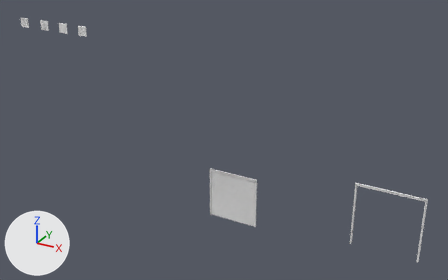
The Blender file generator/Segmentowa/segmentowa_kopia3.blend, before and after one commit.
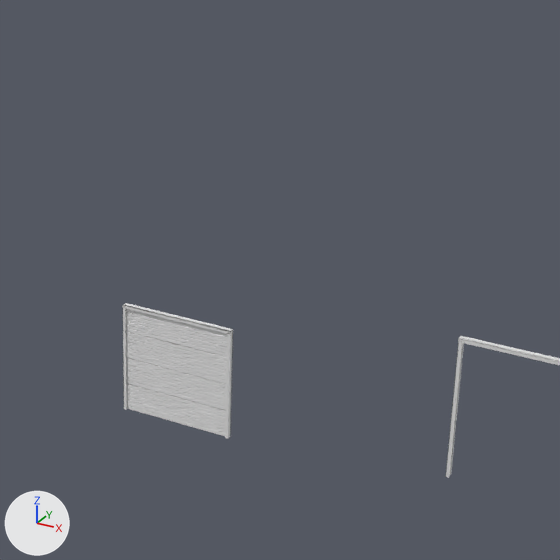
Old and new are each drawn whole from a 50 mm lens placed at (9.83, -18.57, 12.63), pointed at (-0.6, 0.38, 3.16) and again close up on the part from 35% to 89% of the width and 13% to 100% of the height. Lighting does not change. The marker at lower left points along +X, +Y and +Z.

Names of what the first close-up shows: 'brama-segmentowa', 'szyny', 'szyny-na-brame'.
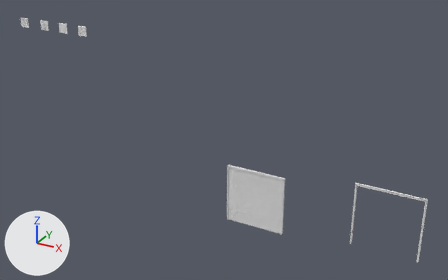
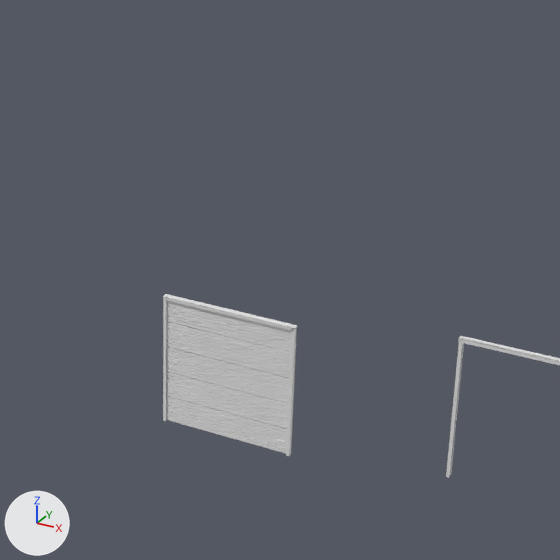
Patch to the scene script:
```diff
--- a/generator/Segmentowa/segmentowa_kopia3.blend.py
+++ b/generator/Segmentowa/segmentowa_kopia3.blend.py
@@ me_cube_709 @@
 me_cube_709.from_pydata(...)  # 928 vertices, 496 faces; spans x -0.8..0.8, y -0.21..0.19, z -0.8..0.8
 # used by ob_brama_segmentowa; location = (0.0, 0.0, 1.0); scale = (1.25, 0.075, 1.25)
+# me_cube_709 part 1: the loose piece of 58 vertices spanning x -0.8..-0.4, y -0.21..0.19, z -0.8..-0.4 is moved by (-0.2, 0.0, -0.2)
+# me_cube_709 part 2: the loose piece of 58 vertices spanning x -0.4..0.0, y -0.21..0.19, z -0.8..-0.4 is moved by (-0.2, 0.0, -0.2)
+# me_cube_709 part 3: the loose piece of 58 vertices spanning x 0.0..0.4, y -0.21..0.19, z -0.8..-0.4 is moved by (-0.2, 0.0, -0.2)
+# me_cube_709 part 4: the loose piece of 58 vertices spanning x 0.4..0.8, y -0.21..0.19, z -0.8..-0.4 is moved by (-0.2, 0.0, -0.2)
+# me_cube_709 part 5: the loose piece of 58 vertices spanning x 0.4..0.8, y -0.21..0.19, z -0.4..0.0 is moved by (0.2, 0.0, -0.6)
+# me_cube_709 part 6: the loose piece of 58 vertices spanning x -0.8..-0.4, y -0.21..0.19, z -0.4..0.0 is moved by (-0.2, 0.0, -0.2)
+# me_cube_709 part 7: the loose piece of 58 vertices spanning x -0.4..0.0, y -0.21..0.19, z -0.4..0.0 is moved by (-0.2, 0.0, -0.2)
+# me_cube_709 part 8: the loose piece of 58 vertices spanning x 0.0..0.4, y -0.21..0.19, z -0.4..0.0 is moved by (-0.2, 0.0, -0.2)
+# me_cube_709 part 9: the loose piece of 58 vertices spanning x 0.4..0.8, y -0.21..0.19, z 0.0..0.4 is moved by (-0.2, 0.0, -0.6)
+# me_cube_709 part 10: the loose piece of 58 vertices spanning x 0.4..0.8, y -0.21..0.19, z 0.4..0.8 is moved by (0.2, 0.0, -1.0)
+# me_cube_709 part 11: the loose piece of 58 vertices spanning x -0.8..-0.4, y -0.21..0.19, z 0.0..0.4 is moved by (-0.2, 0.0, -0.2)
+# me_cube_709 part 12: the loose piece of 58 vertices spanning x -0.4..0.0, y -0.21..0.19, z 0.0..0.4 is moved by (-0.2, 0.0, -0.2)
+# me_cube_709 part 13: the loose piece of 58 vertices spanning x 0.0..0.4, y -0.21..0.19, z 0.0..0.4 is moved by (-0.2, 0.0, -0.2)
+# me_cube_709 part 14: the loose piece of 58 vertices spanning x 0.0..0.4, y -0.21..0.19, z 0.4..0.8 is moved by (0.2, 0.0, -0.6)
+# me_cube_709 part 15: the loose piece of 58 vertices spanning x -0.4..0.0, y -0.21..0.19, z 0.4..0.8 is moved by (1.0, 0.0, -0.6)
+# me_cube_709 part 16: the loose piece of 58 vertices spanning x -0.8..-0.4, y -0.21..0.19, z 0.4..0.8 is moved by (-0.2, 0.0, -0.2)
+# me_cube_709 part 17: the loose piece of 58 vertices spanning x 0.0..0.4, y -0.21..0.19, z 0.0..0.4 is copied, and the copy is moved by (-0.2, 0.0, 0.2); it spans x -0.2..0.2, y -0.21..0.19, z 0.2..0.6
+# me_cube_709 part 18: the loose piece of 58 vertices spanning x 0.4..0.8, y -0.21..0.19, z 0.0..0.4 is copied, and the copy is moved by (-0.2, 0.0, 0.2); it spans x 0.2..0.6, y -0.21..0.19, z 0.2..0.6
+# me_cube_709 part 19: the loose piece of 58 vertices spanning x 0.4..0.8, y -0.21..0.19, z 0.0..0.4 is copied, and the copy is moved by (0.2, 0.0, 0.2); it spans x 0.6..1.0, y -0.21..0.19, z 0.2..0.6
+# me_cube_709 part 20: the loose piece of 58 vertices spanning x -0.8..-0.4, y -0.21..0.19, z 0.4..0.8 is copied, and the copy is moved by (-0.2, 0.0, 0.2); it spans x -1.0..-0.6, y -0.21..0.19, z 0.6..1.0
+# me_cube_709 part 21: the loose piece of 58 vertices spanning x -0.8..-0.4, y -0.21..0.19, z 0.4..0.8 is copied, and the copy is moved by (0.2, 0.0, 0.2); it spans x -0.6..-0.2, y -0.21..0.19, z 0.6..1.0
+# me_cube_709 part 22: the loose piece of 58 vertices spanning x 0.0..0.4, y -0.21..0.19, z 0.4..0.8 is copied, and the copy is moved by (-0.2, 0.0, 0.2); it spans x -0.2..0.2, y -0.21..0.19, z 0.6..1.0
+# me_cube_709 part 23: the loose piece of 58 vertices spanning x 0.4..0.8, y -0.21..0.19, z 0.4..0.8 is copied, and the copy is moved by (-0.2, 0.0, 0.2); it spans x 0.2..0.6, y -0.21..0.19, z 0.6..1.0
+# me_cube_709 part 24: the loose piece of 58 vertices spanning x 0.4..0.8, y -0.21..0.19, z 0.4..0.8 is copied, and the copy is moved by (0.2, 0.0, 0.2); it spans x 0.6..1.0, y -0.21..0.19, z 0.6..1.0
@@ ob_brama_segmentowa @@
 ob_brama_segmentowa = bpy.data.objects.new('brama-segmentowa', me_cube_709)
-ob_brama_segmentowa.location = (0.0, 0.0, 1.0)
-ob_brama_segmentowa.scale = (1.25, 0.075, 1.25)
+ob_brama_segmentowa.location = (0.94, 0.0, 1.17)
+ob_brama_segmentowa.scale = (1.17, 0.075, 1.17)
@@ ob_szyny @@
 ob_szyny = bpy.data.objects.new('szyny', me_cube_077)
-ob_szyny.location = (0.0, 0.0, 1.0)
-ob_szyny.scale = (0.833, 1.0, 0.833)
+ob_szyny.location = (0.94, 0.0, 1.17)
+ob_szyny.scale = (0.977, 1.0, 0.977)
```

Location of each change, [x1, y1, x2, y2] in pixels of the close-ups (560 x 560 px; the box of a moved part takes in the faces that stretch with it):
'brama-segmentowa', reshaped, moved, rescaled (23% wider, 20% taller): before [126, 309, 232, 437]; after [166, 301, 297, 455]
'szyny', moved, rescaled (22% wider, 19% taller): before [123, 303, 233, 439]; after [163, 294, 297, 456]
part 1 of me_cube_709, moved or reshaped: before [126, 383, 150, 415]; after [166, 396, 188, 426]
part 2 of me_cube_709, moved or reshaped: before [150, 390, 176, 422]; after [188, 402, 213, 433]
part 3 of me_cube_709, moved or reshaped: before [176, 397, 203, 430]; after [213, 409, 239, 440]
part 4 of me_cube_709, moved or reshaped: before [202, 404, 230, 437]; after [238, 416, 265, 447]
part 5 of me_cube_709, moved or reshaped: before [202, 378, 231, 410]; after [264, 423, 292, 455]
part 6 of me_cube_709, moved or reshaped: before [126, 357, 150, 389]; after [166, 371, 189, 401]
part 7 of me_cube_709, moved or reshaped: before [150, 364, 176, 397]; after [188, 377, 214, 408]
part 8 of me_cube_709, moved or reshaped: before [176, 371, 203, 404]; after [213, 384, 240, 415]
part 9 of me_cube_709, moved or reshaped: before [203, 351, 232, 385]; after [239, 391, 266, 423]
part 10 of me_cube_709, moved or reshaped: before [203, 328, 232, 358]; after [265, 398, 293, 430]
part 11 of me_cube_709, moved or reshaped: before [126, 331, 150, 363]; after [166, 346, 189, 377]
part 12 of me_cube_709, moved or reshaped: before [150, 337, 177, 370]; after [189, 352, 215, 384]
part 13 of me_cube_709, moved or reshaped: before [176, 344, 203, 377]; after [214, 359, 241, 391]
part 14 of me_cube_709, moved or reshaped: before [176, 321, 204, 351]; after [240, 366, 267, 398]
part 15 of me_cube_709, moved or reshaped: before [150, 315, 177, 344]; after [266, 372, 294, 405]
part 16 of me_cube_709, moved or reshaped: before [126, 309, 150, 337]; after [166, 321, 189, 352]
part 17 of me_cube_709, added: after [214, 333, 241, 365]
part 18 of me_cube_709, added: after [240, 340, 268, 372]
part 19 of me_cube_709, added: after [267, 347, 295, 379]
part 20 of me_cube_709, added: after [167, 301, 189, 327]
part 21 of me_cube_709, added: after [189, 306, 215, 333]
part 22 of me_cube_709, added: after [215, 312, 241, 340]
part 23 of me_cube_709, added: after [241, 318, 268, 346]
part 24 of me_cube_709, added: after [268, 325, 297, 352]
